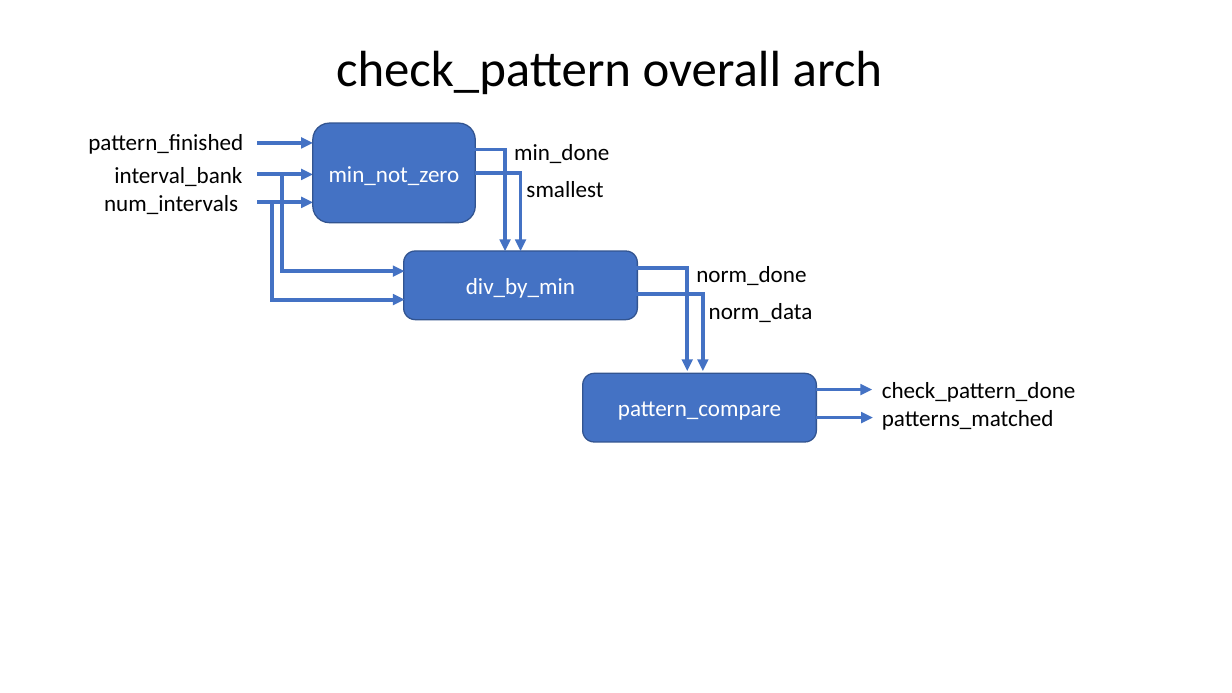
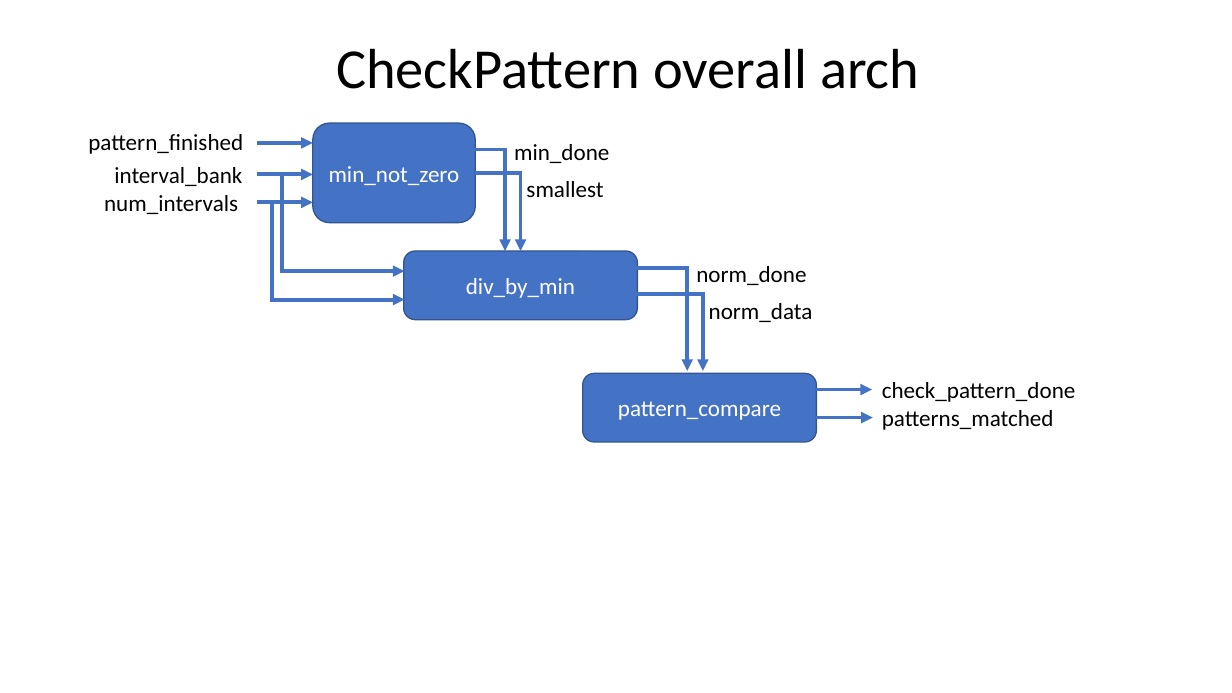
Before and after one commit to pwolfe8/FPGA_Clapping_Pattern_Detection, a slide deck: slide 4 of System_Block_Diagram.pptx. Drawn at 1232x693 pixels with LibreOffice and Linux fonts; fonts in the diff are those of the drawing. Boxes give left, top, right and bottom in pixels: in the first picture for what was removed or moved away, otherwise in the second. Text is boxed around its words. In the diff, an @@ line names an element or a change of style, - is before the commit and + after.

Commit message:
added modification to system block diagram ppt

```diff
--- a/System_Block_Diagram.pptx
+++ b/System_Block_Diagram.pptx
@@ title at box(336, 48, 919, 89): text changed; size 39.6 to 44 pt @@
-check_pattern overall arch
+CheckPattern overall arch
```
